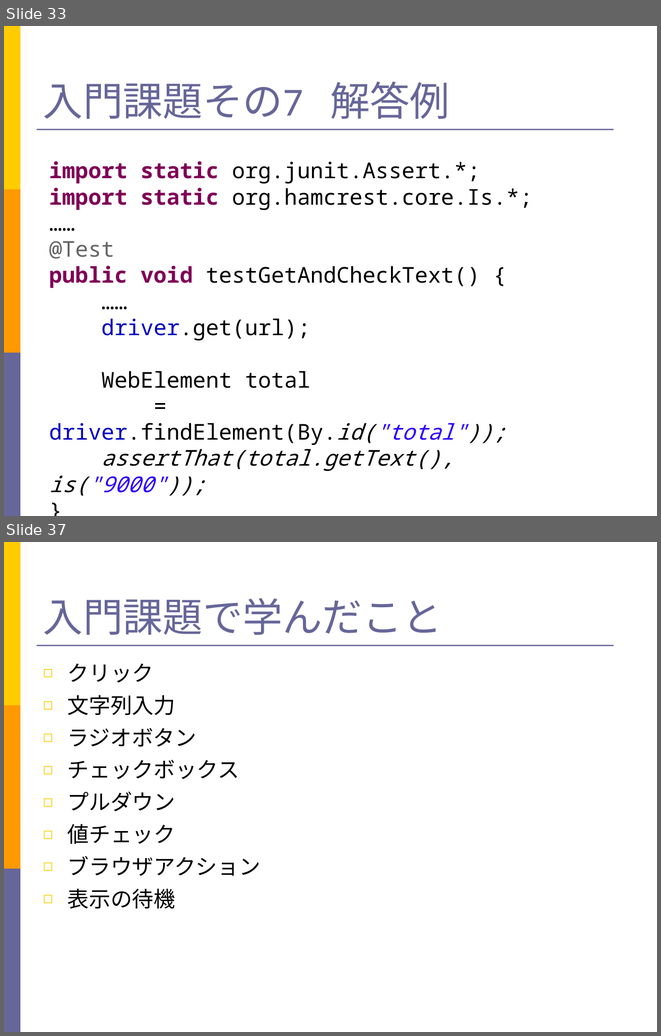
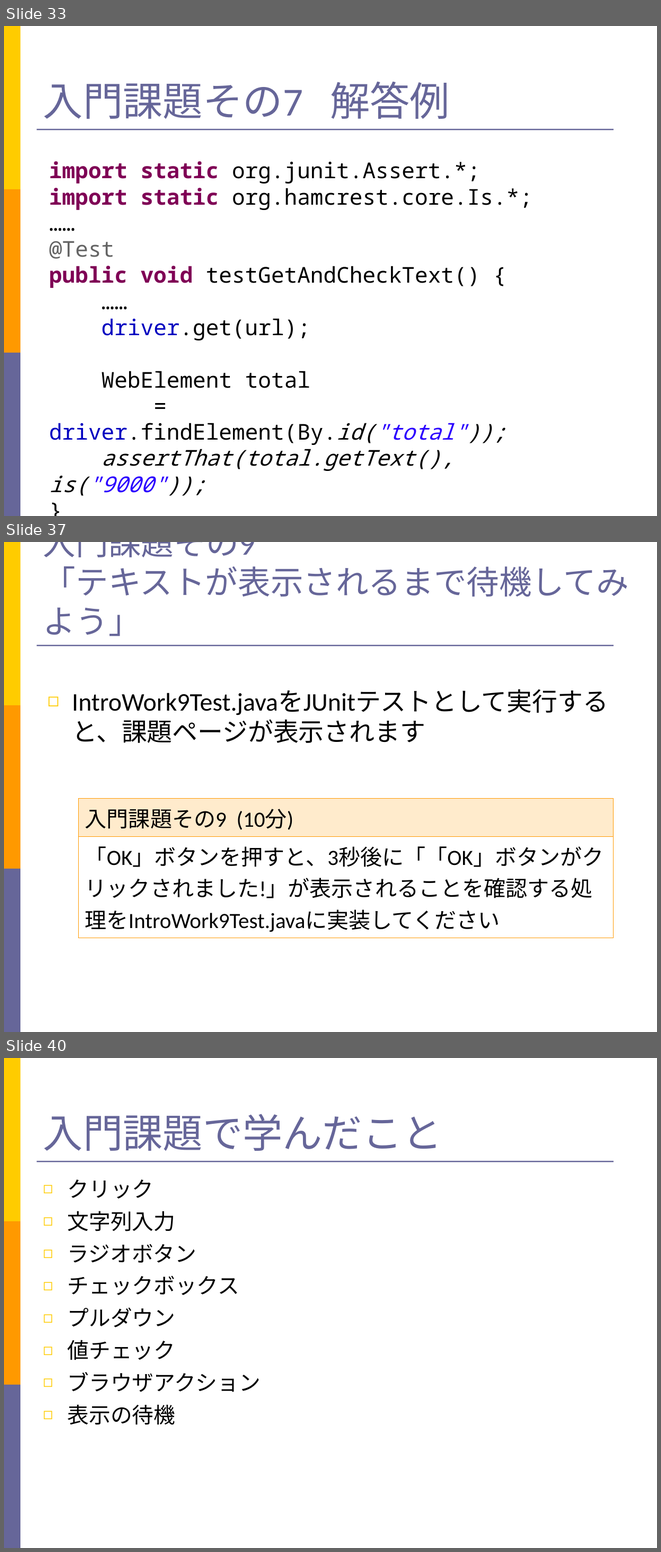
Before and after one commit to takuY-U2/STARHotel, a slide deck: docs/Slide.ppt. Shown one above the other, each under a label of ours: slides 33 and 37 before the commit, slides 33, 37 and 40 after it; the slides between them are not shown. The pictures are 661x1036 and 661x1552 pixels, drawn with LibreOffice and Linux fonts; fonts in the diff are those of the drawing. Boxes give left, top, right and bottom in pixels: in the first picture for what was removed or moved away, otherwise in the second. Text is boxed around its words. In the diff, an @@ line names an element or a change of style, - is before the commit and + after.

Commit message:
add intro9 for Wait.until

```diff
--- a/docs/Slide.ppt
+++ b/docs/Slide.ppt
@@ slide 37 added at bbox=[4, 542, 657, 1032], background #FFFFFF; not listed: 4 template elements that a slide beside it also shows @@
@@ title added at bbox=[43, 542, 629, 636], 36 pt, text #666699 @@
+入門課題その9
+「テキストが表示されるまで待機してみよう」
@@ text added at bbox=[72, 689, 608, 743], 28 pt, text #000000 @@
+◻ IntroWork9Test.javaをJUnitテストとして実行すると、課題ページが表示されます
@@ table added at bbox=[78, 798, 613, 934], 2 rows, 1 columns @@
+入門課題その9 (10分)
+「OK」ボタンを押すと、3秒後に「「OK」ボタンがクリックされました!」が表示されることを確認する処理をIntroWork9Test.javaに実装してください
@@ what was slide 37 is now slide 40 @@
```
Also in this commit, not shown: 4 slides changed, 2 other slides added, 5 other files.
